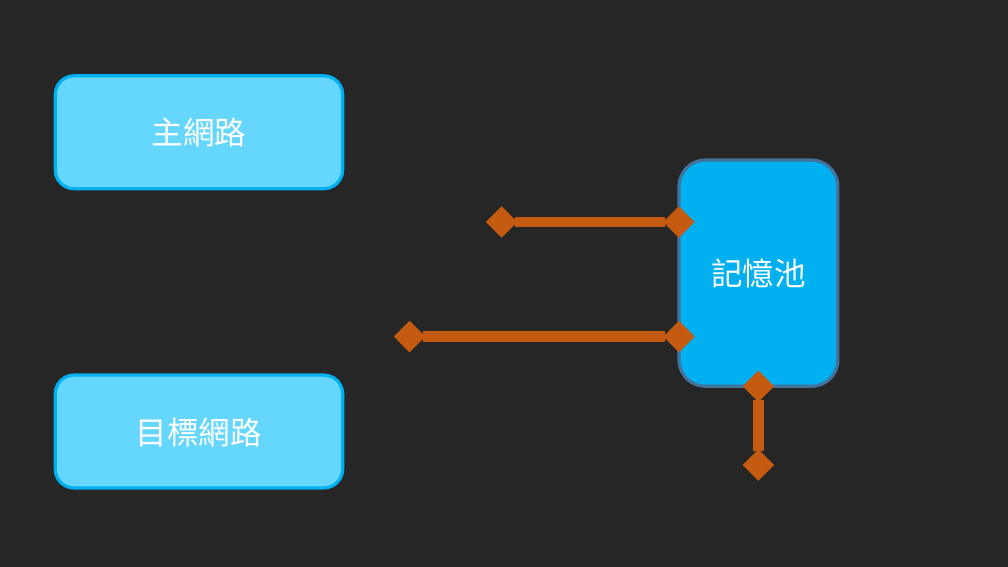
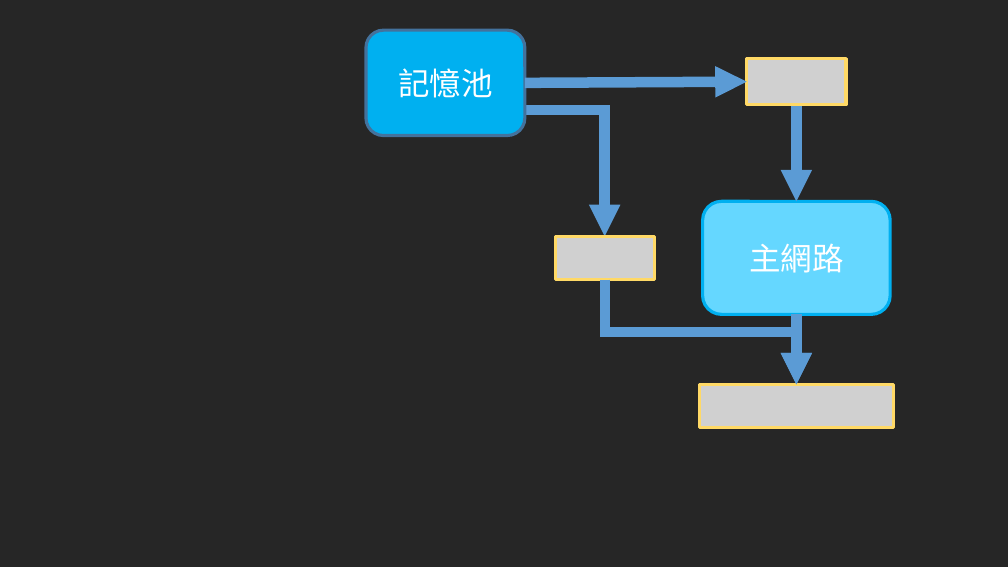
Before and after one commit to toonnyy8/PPT, a slide deck: slide 4 of AI-of-FTG/圖片.pptx (slide 2 before the commit). Drawn at 1008x567 pixels with LibreOffice and Linux fonts; fonts in the diff are those of the drawing; grey boxes stand for pictures. Boxes give left, top, right and bottom in pixels: in the first picture for what was removed or moved away, otherwise in the second. Text is boxed around its words. In the diff, an @@ line names an element or a change of style, - is before the commit and + after.

```diff
--- a/AI-of-FTG/圖片.pptx
+++ b/AI-of-FTG/圖片.pptx
@@ rounded rectangle "記憶池" resized from (x1=679, y1=160, x2=838, y2=386) to (x1=366, y1=30, x2=525, y2=135) @@
@@ picture added at (x1=747, y1=59, x2=846, y2=105) @@
@@ arrow added from (525, 83) to (747, 82), #5B9BD5 10 pt @@
@@ elbow arrow added from (526, 106) to (605, 236), #5B9BD5 10 pt @@
@@ arrow added from (796, 104) to (796, 201), #5B9BD5 10 pt @@
@@ rounded rectangle "主網路" resized from (x1=55, y1=76, x2=343, y2=188) to (x1=702, y1=201, x2=890, y2=314) @@
@@ double arrow removed from (502, 222) to (679, 222) @@
@@ picture added at (x1=555, y1=236, x2=654, y2=279) @@
@@ elbow arrow added from (605, 280) to (796, 384), #5B9BD5 10 pt @@
@@ arrow added from (796, 315) to (796, 384), #5B9BD5 10 pt @@
@@ double arrow removed from (410, 337) to (679, 337) @@
@@ rounded rectangle removed at (x1=55, y1=375, x2=343, y2=488) @@
-目標網路
@@ picture added at (x1=699, y1=384, x2=893, y2=427) @@
@@ double arrow removed from (758, 465) to (758, 386) @@
```
Also in this commit, not shown: 1 other slide changed, 3 slides added.
